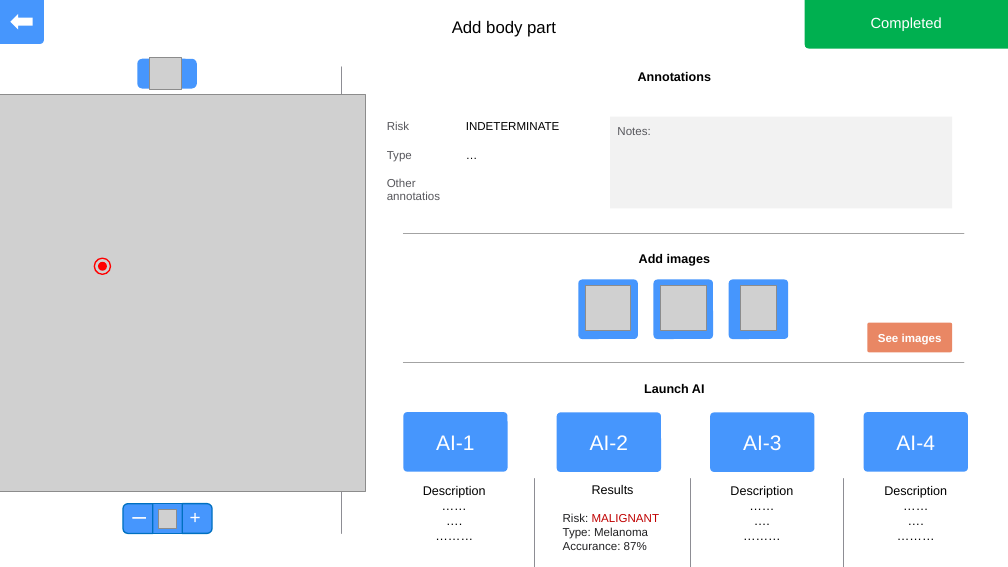
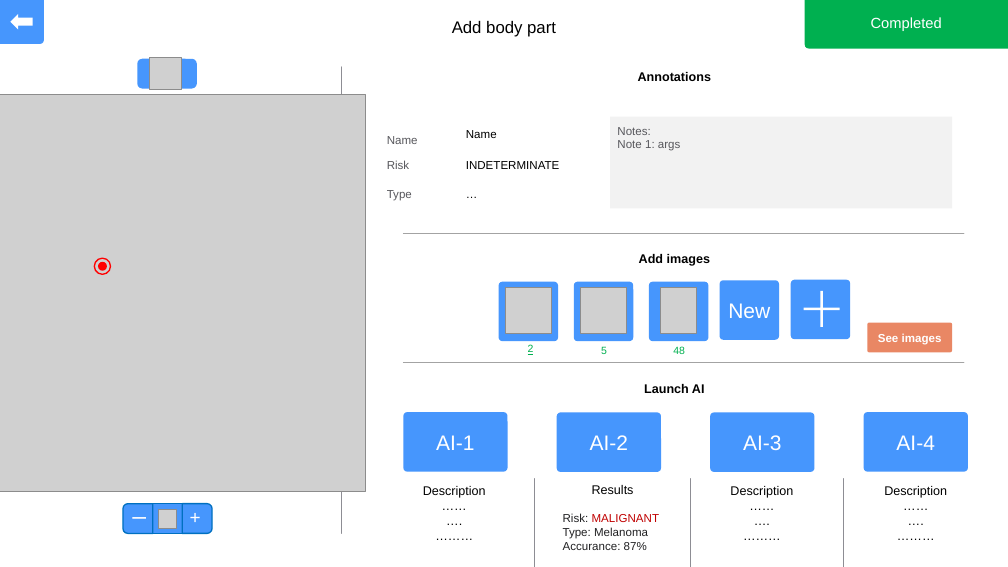
Before and after one commit to AgustinCartaya/SkinApplication, a slide deck: slide 10 of app model/Skin app.pptx. Drawn at 1008x567 pixels with LibreOffice and Linux fonts; fonts in the diff are those of the drawing; grey boxes stand for pictures; background and template pictures are left out. Boxes give left, top, right and bottom in pixels: in the first picture for what was removed or moved away, otherwise in the second. Text is boxed around its words. In the diff, an @@ line names an element or a change of style, - is before the commit and + after.

```diff
--- a/app model/Skin app.pptx
+++ b/app model/Skin app.pptx
@@ table at box(380, 116, 598, 209) @@
+row 1: Name | Name
-row 3: Other annotatios | 
@@ text in rectangle at box(617, 140, 680, 151): paragraph added @@
+Note 1: args
@@ 3 pictures, 3 rounded rectangles: place and size @@
-3 pictures, 3 rounded rectangles at box(578, 280, 789, 340)
+3 pictures, 3 rounded rectangles at box(499, 282, 709, 342)
@@ rounded rectangle added at box(720, 281, 780, 340), fill #4696FD, 20 pt, text #FFFFFF @@
+New
@@ rounded rectangle added at box(791, 280, 851, 340), fill #4696FD @@
@@ plus added at box(804, 291, 839, 327), fill #FFFFFF @@
@@ text added at box(528, 344, 534, 355), 10 pt, text #00B050, underline @@
+2
@@ text added at box(601, 347, 607, 354), 10 pt, text #00B050 @@
+5
@@ text added at box(673, 346, 685, 354), 10 pt, text #00B050 @@
+48
```
Also in this commit, not shown: 10 other files.
